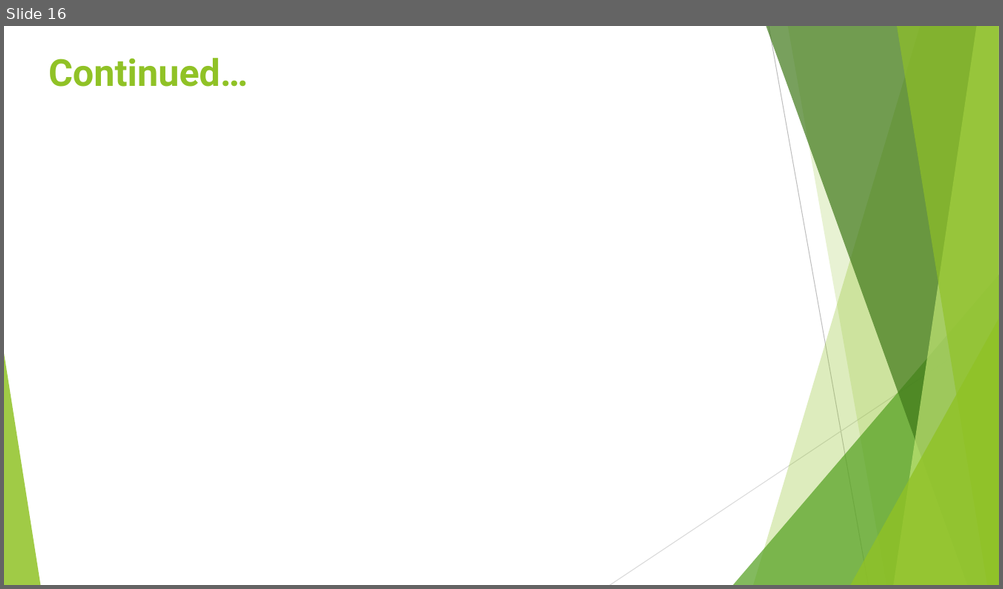
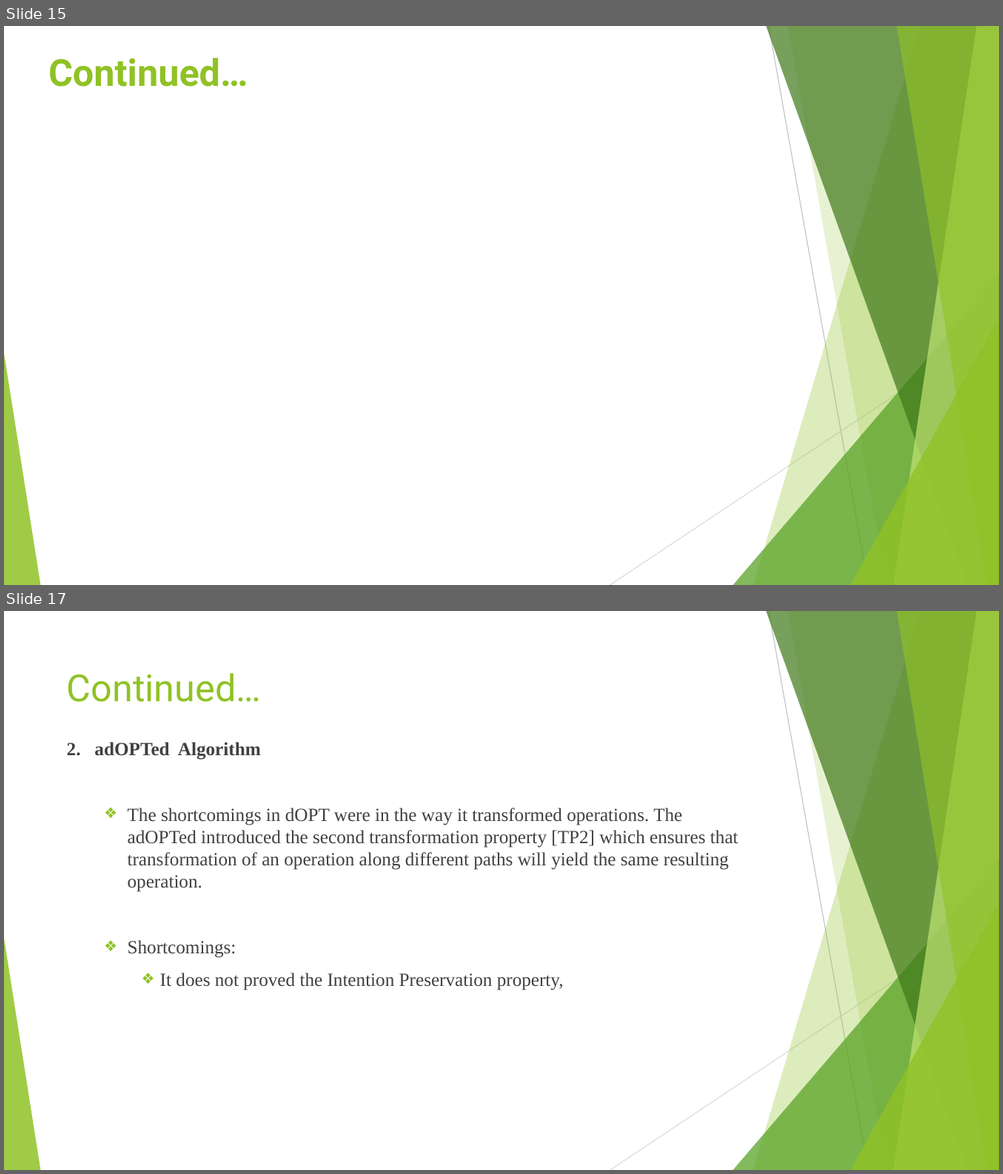
Before and after one commit to saieswari/angular, a slide deck: Operational Transformation.pptx. Shown one above the other, each under a label of ours: slide 16 before the commit, slides 15 and 17 after it; the slides between them are not shown. The pictures are 1003x589 and 1003x1174 pixels, drawn with LibreOffice and Linux fonts; fonts in the diff are those of the drawing; grey boxes stand for pictures. Boxes give left, top, right and bottom in pixels: in the first picture for what was removed or moved away, otherwise in the second. Text is boxed around its words. In the diff, an @@ line names an element or a change of style, - is before the commit and + after.

```diff
--- a/Operational Transformation.pptx
+++ b/Operational Transformation.pptx
@@ slide 17 added at [4,611,999,1170], background #FFFFFF; not listed: 10 template elements that a slide beside it also shows @@
@@ title added at [67,673,261,702], 36 pt, text #90C226 @@
+Continued…
@@ text added at [67,742,738,991], 18 pt, text #404040 @@
+2. adOPTed Algorithm
+  ❖ The shortcomings in dOPT were in the way it transformed operations. The adOPTed introduced the second transformation property [TP2] which ensures that transformation of an operation along different paths will yield the same resulting operation.
+  ❖ Shortcomings:
+    ❖ It does not proved the Intention Preservation property,
@@ what was slide 16 is now slide 15 @@
```
Also in this commit, not shown: 3 slides changed, 5 other slides added, 1 slide removed.
